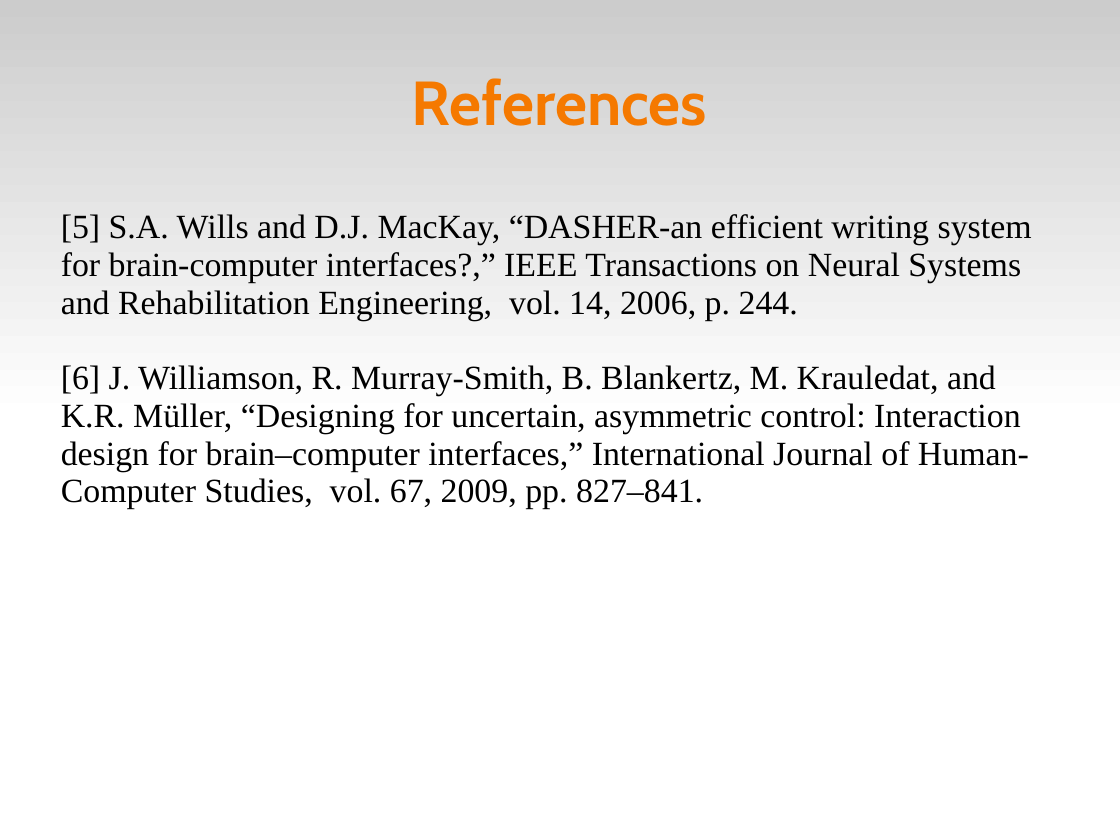
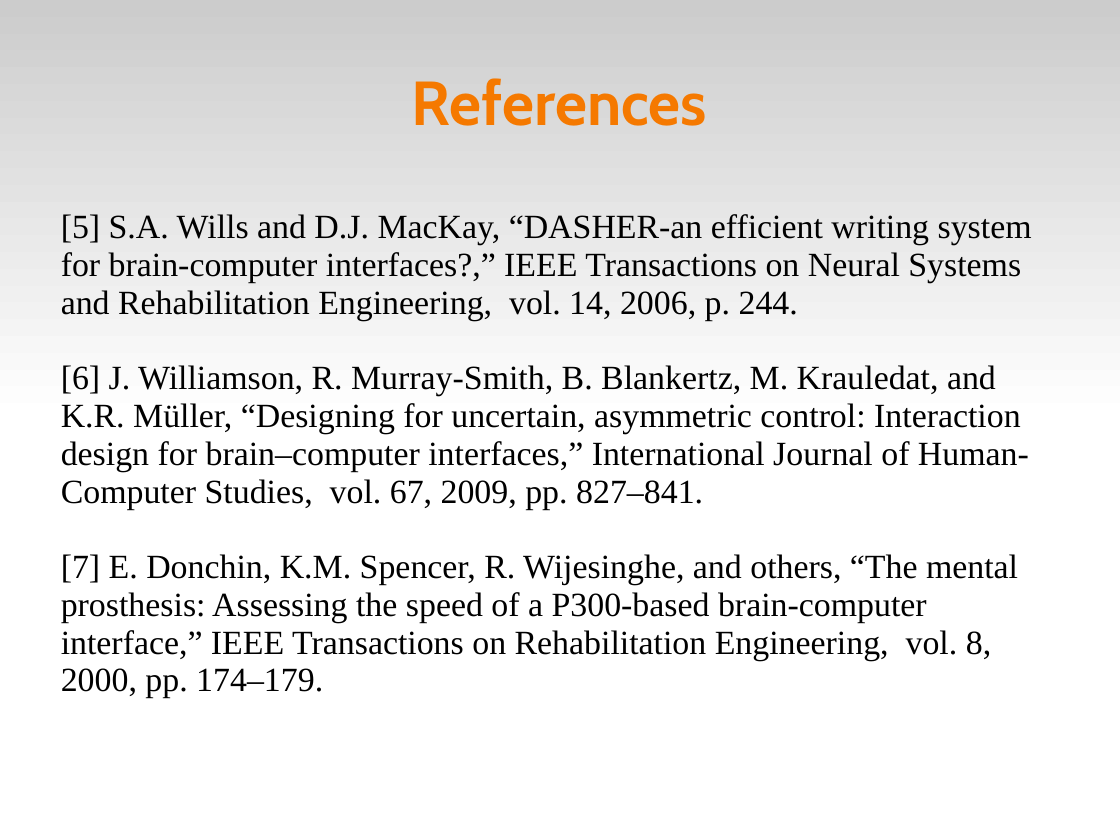
Before and after one commit to abdullah38rcc/BCI-Virtual-Keyboard, a slide deck: slide 19 of circlespell/docs/virtKey.ppt (slide 18 before the commit). Drawn at 1120x840 pixels with LibreOffice and Linux fonts; fonts in the diff are those of the drawing. Boxes give left, top, right and bottom in pixels: in the first picture for what was removed or moved away, otherwise in the second. Text is boxed around its words. In the diff, an @@ line names an element or a change of style, - is before the commit and + after.

```diff
--- a/circlespell/docs/virtKey.ppt
+++ b/circlespell/docs/virtKey.ppt
@@ text at [61, 554, 1018, 699]: paragraph added @@
+[7] E. Donchin, K.M. Spencer, R. Wijesinghe, and others, “The mental prosthesis: Assessing the speed of a P300-based brain-computer interface,” IEEE Transactions on Rehabilitation Engineering, vol. 8, 2000, pp. 174–179.
```
Also in this commit, not shown: 7 other slides changed, 2 slides added.
